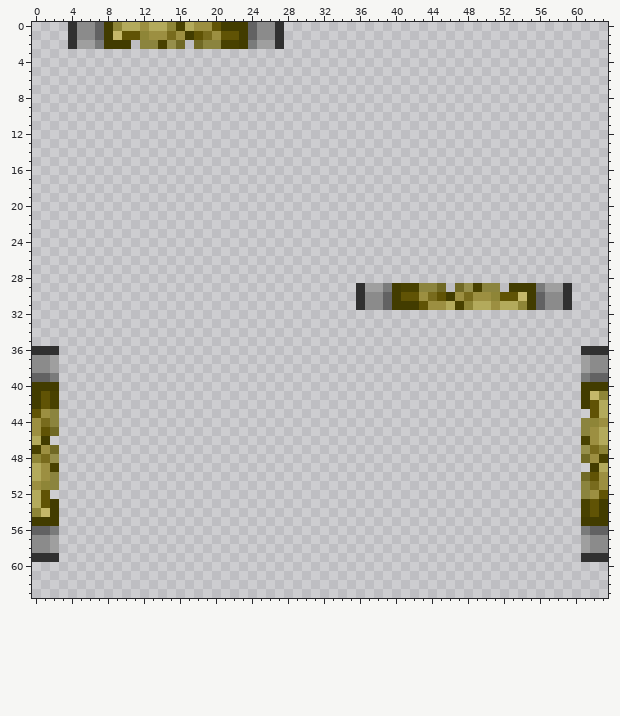
Edited in one commit: pixel-art sprite (Resources/Textures/Structures/Wallmounts/Lighting/light_tube.rsi/burned.png). The picture above was drawn from the file before the commit.
The file is 64x64 pixels. Colours within 5 levels of each other are drawn and written as one.
Once edited:
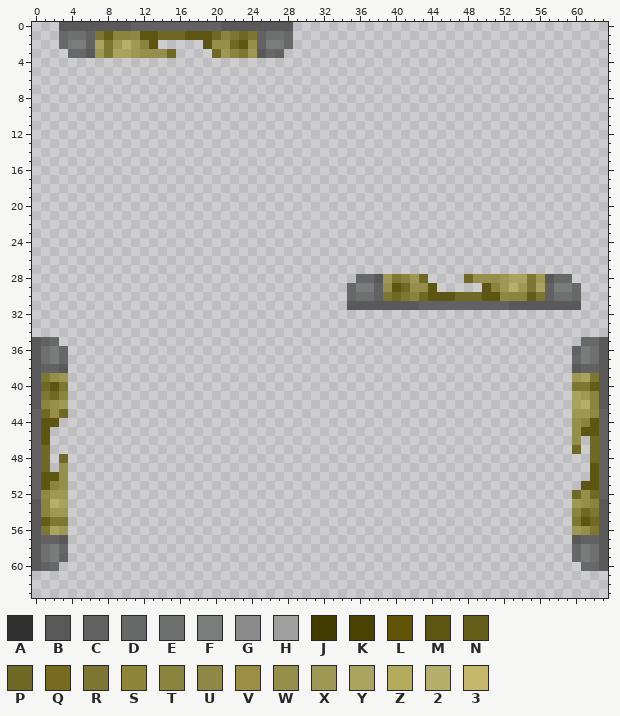
Palette (. is transparent): A #303030  B #59595a  C #626263  D #676868  E #6e6f6f  F #7a7b7b  G #8b8b8b  H #9f9f9f  J #423c00  K #484100  L #605305  M #5d5612  N #645d19  P #706925  Q #786b1d  R #7e7733  S #8e8537  T #8b843e  U #8f8844  V #9c8f41  W #968f4b  X #9f9854  Y #aaa35f  Z #b3aa5c  2 #b6af6b  3 #c5b86a
Diff:
Changed rows in their new state; - is an unchanged pixel.
first column x 3:
 0 BBBBBBBBCCCCCCCCCCBBBBBBBB
 1 DEECRNTTUMMPPPMMMPTRPRCEED
 2 DFFCYRX2X-M...-.MWWPMWCFFD
 3 -DDBXRYYXWWWP----PXTRXBDC-
first column x 35:
28 -DDBXRTXP----PWWWXYYRXBDD-
29 DFFCWMPWWM.-...M-X2XRYCFFD
30 DEECRPRTPMMMPPPMMUTTNRCEED
31 BBBBBBBBCCCCCCCCCCBBBBBBBB
first column x 0:
35 BCD----------------------------------------------------------DDB
36 BEFD--------------------------------------------------------CFEB
37 BEFD--------------------------------------------------------DFEB
38 BCCB--------------------------------------------------------BCCB
39 BRWX--------------------------------------------------------XYRB
40 BPMR--------------------------------------------------------RRNB
41 BRPT--------------------------------------------------------YXTB
42 BTWX--------------------------------------------------------Y2TB
43 CPWP--------------------------------------------------------XXUC
44 CMM---------------------------------------------------------W-MC
45 CM.---------------------------------------------------------WMMC
46 CM----------------------------------------------------------W.PC
47 CP.---------------------------------------------------------P.PC
48 CP.P---------------------------------------------------------.PC
49 CP.W----------------------------------------------------------MC
50 CMMW---------------------------------------------------------.MC
51 CM-W---------------------------------------------------------MMC
52 CUXX--------------------------------------------------------PWPC
53 BT2Y--------------------------------------------------------XWTB
54 BTXX--------------------------------------------------------TPRB
55 BNRR--------------------------------------------------------RMPB
56 BRYX--------------------------------------------------------XWRB
57 BCCB--------------------------------------------------------BCCB
58 BEFD--------------------------------------------------------DFEB
59 BEFC--------------------------------------------------------DFEB
60 BCD----------------------------------------------------------DDB
